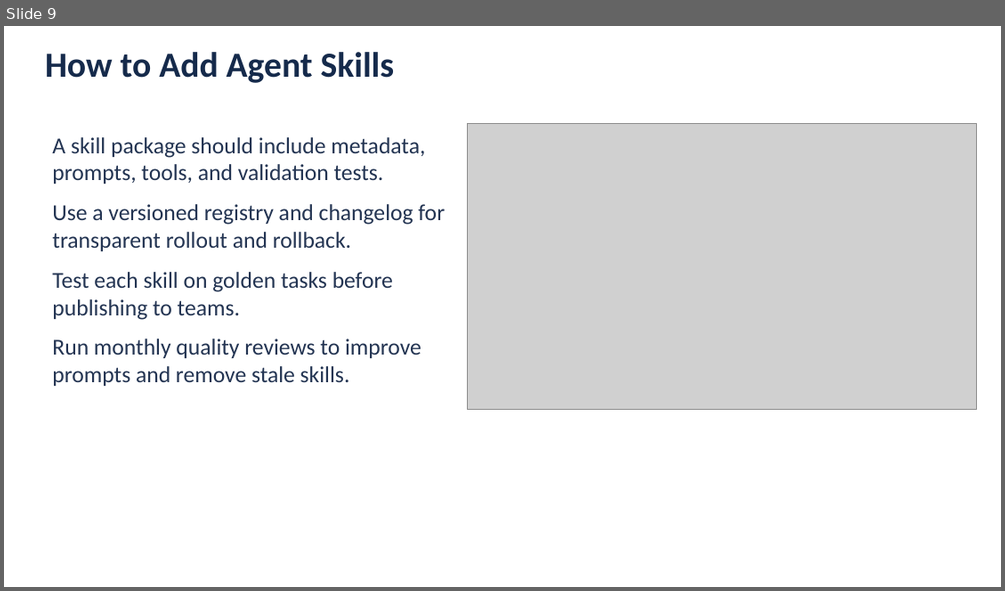
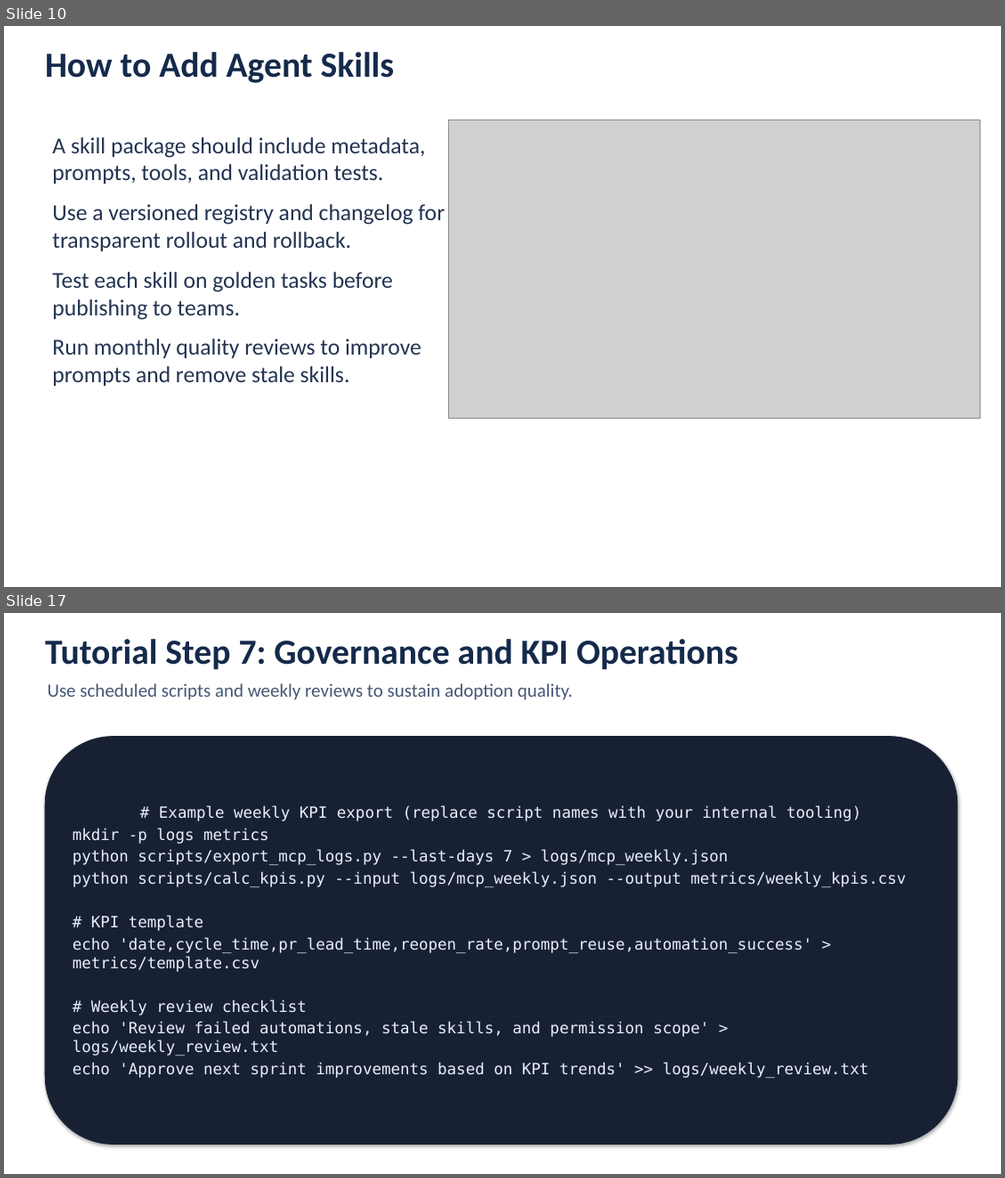
Before and after one commit to hassanahmedfoodservicesdirectunilever/cursor, a slide deck: Solution_Assessment_Cursor_AI_Capabilities_Integration_Review.pptx. Shown one above the other, each under a label of ours: slide 9 before the commit, slides 10 and 17 after it; the slides between them are not shown. The pictures are 1005x591 and 1005x1178 pixels, drawn with LibreOffice and Linux fonts; fonts in the diff are those of the drawing; grey boxes stand for pictures. Boxes give left, top, right and bottom in pixels: in the first picture for what was removed or moved away, otherwise in the second. Text is boxed around its words. In the diff, an @@ line names an element or a change of style, - is before the commit and + after.

```diff
--- a/Solution_Assessment_Cursor_AI_Capabilities_Integration_Review.pptx
+++ b/Solution_Assessment_Cursor_AI_Capabilities_Integration_Review.pptx
@@ slide 17 added at box(4, 613, 1001, 1174), background #FFFFFF @@
@@ text added at box(45, 639, 738, 670), 34 pt, text #152A4B, bold @@
+Tutorial Step 7: Governance and KPI Operations
@@ text added at box(48, 683, 573, 700), 18 pt, text #465876 @@
+Use scheduled scripts and weekly reviews to sustain adoption quality.
@@ rounded rectangle added at box(45, 737, 957, 1144), fill #182134, outline #182134 0.75 pt, 15 pt, text #E8EEFC @@
+# Example weekly KPI export (replace script names with your internal tooling)
+mkdir -p logs metrics
+python scripts/export_mcp_logs.py --last-days 7 > logs/mcp_weekly.json
+python scripts/calc_kpis.py --input logs/mcp_weekly.json --output metrics/weekly_kpis.csv
+# KPI template
+echo 'date,cycle_time,pr_lead_time,reopen_rate,prompt_reuse,automation_success' > metrics/template.csv
+# Weekly review checklist
+echo 'Review failed automations, stale skills, and permission scope' > logs/weekly_review.txt
+echo 'Approve next sprint improvements based on KPI trends' >> logs/weekly_review.txt
@@ what was slide 9 is now slide 10 @@
@@ slide 10 changed as well @@
@@ picture: place and size @@
-picture at box(468, 123, 976, 410)
+picture at box(449, 119, 979, 418)
```
Also in this commit, not shown: 11 other slides changed, 7 other slides added, 13 other files.
